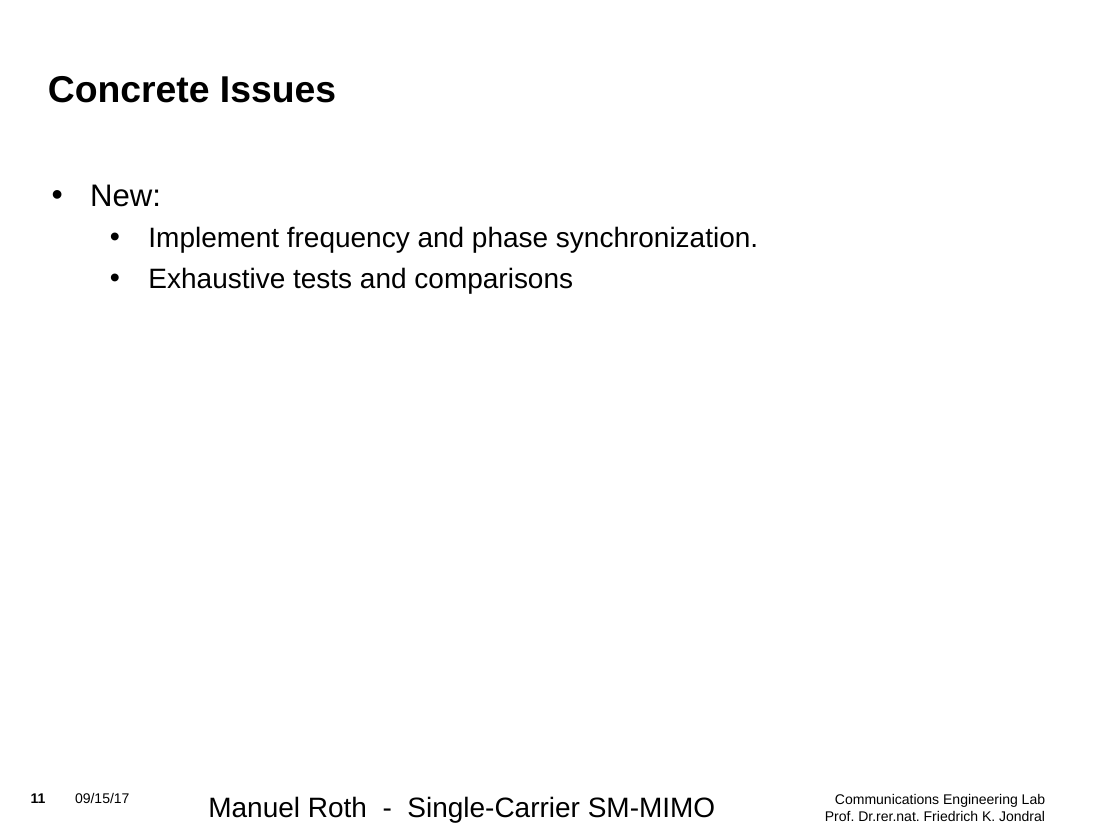
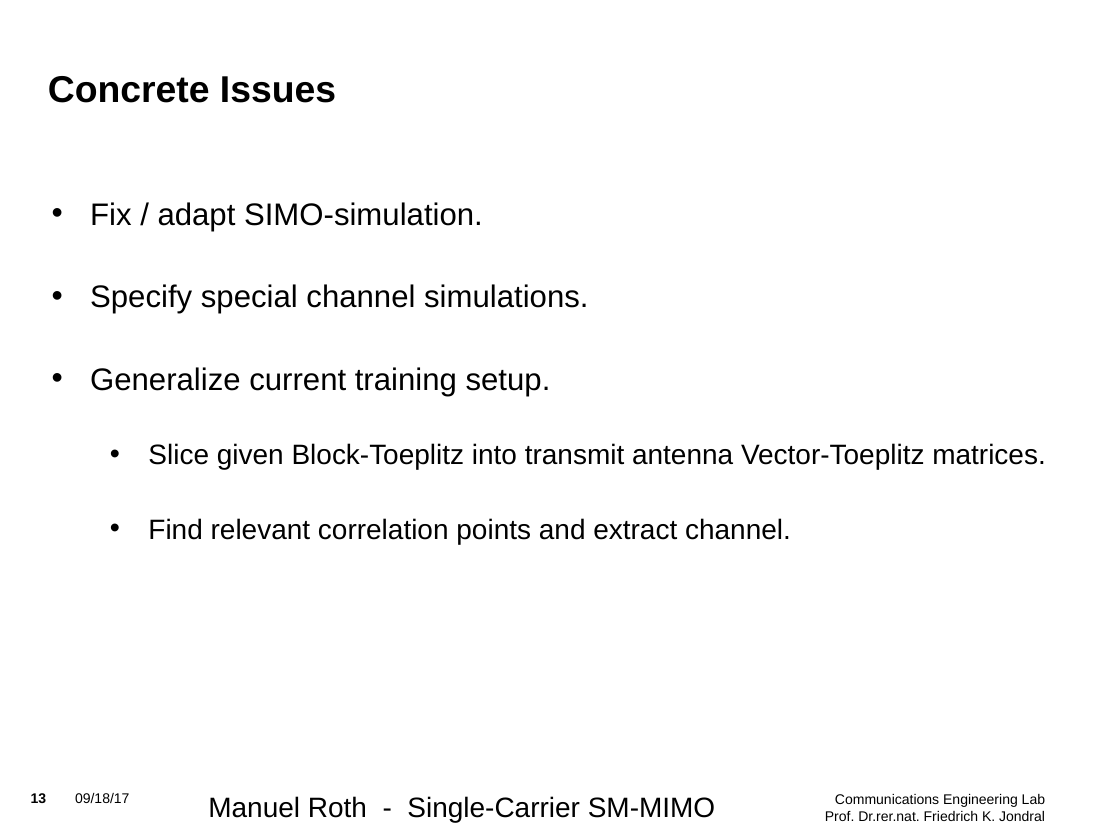
Before and after one commit to mnxx/sc-sm-transceiver, a slide deck: slide 13 of presentations/Update_3.odp (slide 11 before the commit). Drawn at 1120x840 pixels with LibreOffice and Linux fonts; fonts in the diff are those of the drawing; background and template pictures are left out. Boxes give left, top, right and bottom in pixels: in the first picture for what was removed or moved away, otherwise in the second. Text is boxed around its words. In the diff, an @@ line names an element or a change of style, - is before the commit and + after.

```diff
--- a/presentations/Update_3.odp
+++ b/presentations/Update_3.odp
@@ text at (90,202,1045,544): text changed @@
-• New:
-  • Implement frequency and phase synchronization.
-  • Exhaustive tests and comparisons
+• Fix / adapt SIMO-simulation.
+• Specify special channel simulations.
+• Generalize current training setup.
+  • Slice given Block-Toeplitz into transmit antenna Vector-Toeplitz matrices.
+  • Find relevant correlation points and extract channel.
@@ page number at (31,793,47,803): text changed @@
-11
+13
@@ text at (75,793,129,803): text changed @@
-09/15/17
+09/18/17
```
Also in this commit, not shown: 11 other slides changed, 2 slides added, 7 other files.
